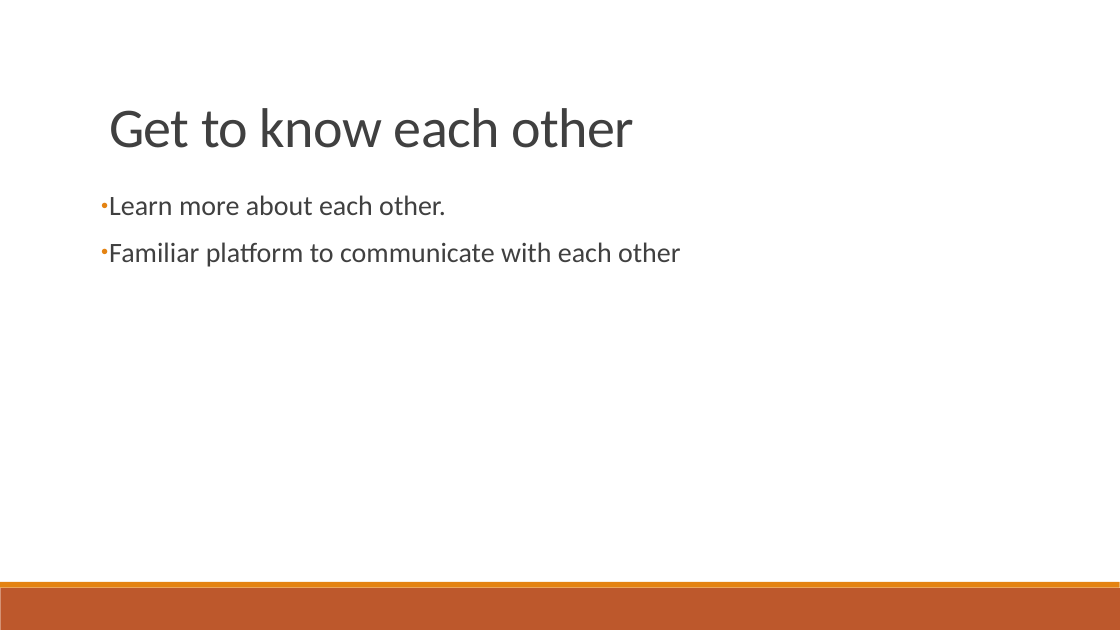
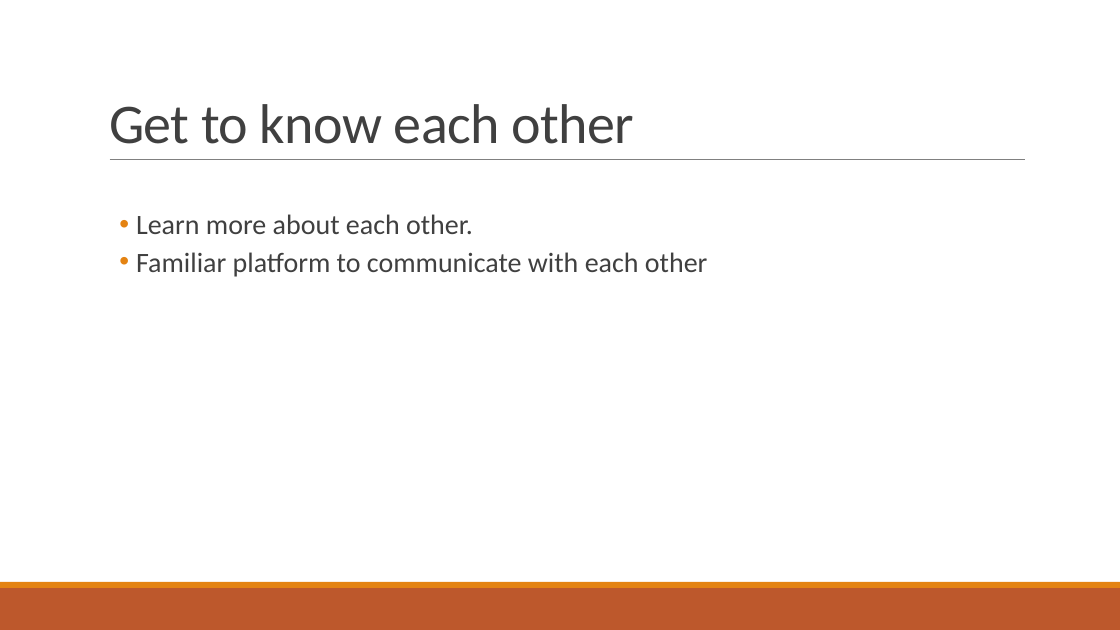
Before and after one commit to dragosthealex/roomies, a slide deck: slide 13 of resources/presentation1/final_presentation.pptx. Drawn at 1120x630 pixels with LibreOffice and Linux fonts; fonts in the diff are those of the drawing. Boxes give left, top, right and bottom in pixels: in the first picture for what was removed or moved away, otherwise in the second. Text is boxed around its words. In the diff, an @@ line names an element or a change of style, - is before the commit and + after.

```diff
--- a/resources/presentation1/final_presentation.pptx
+++ b/resources/presentation1/final_presentation.pptx
@@ title "Get to know each other": place and size @@
-title "Get to know each other" at [109, 108, 634, 148]
+title "Get to know each other" at [109, 104, 634, 144]
@@ line added from (110, 160) to (1026, 160), #808080 0.5 pt @@
@@ subtitle "Learn more about each other.": place and size @@
-subtitle "Learn more about each other." at [109, 195, 680, 267]
+subtitle "Learn more about each other." at [136, 214, 707, 277]
@@ subtitle "Learn more about each other." at [136, 214, 707, 277]: bullet ● to •; list level 1 to 2 in "Learn more about each other."; list level 1 to 2 in "Familiar platform to communicate with ..." @@
```
Also in this commit, not shown: 19 other slides changed, 10 slides added, 4 slides removed, 4 other files.
